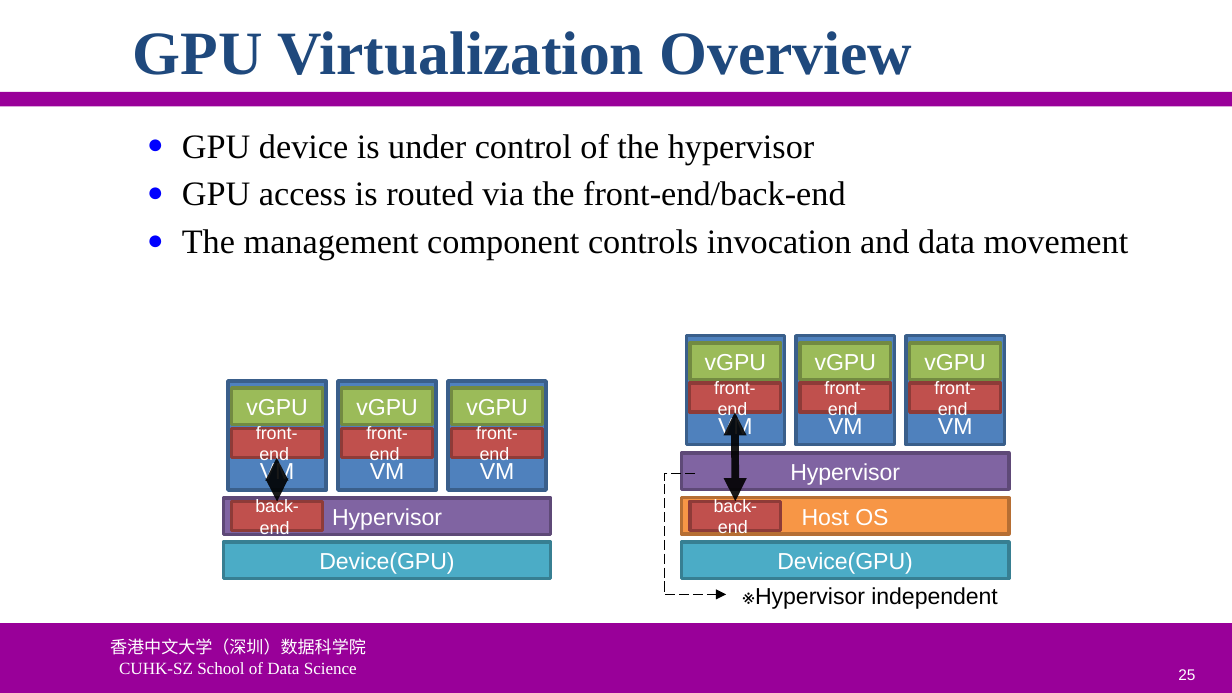
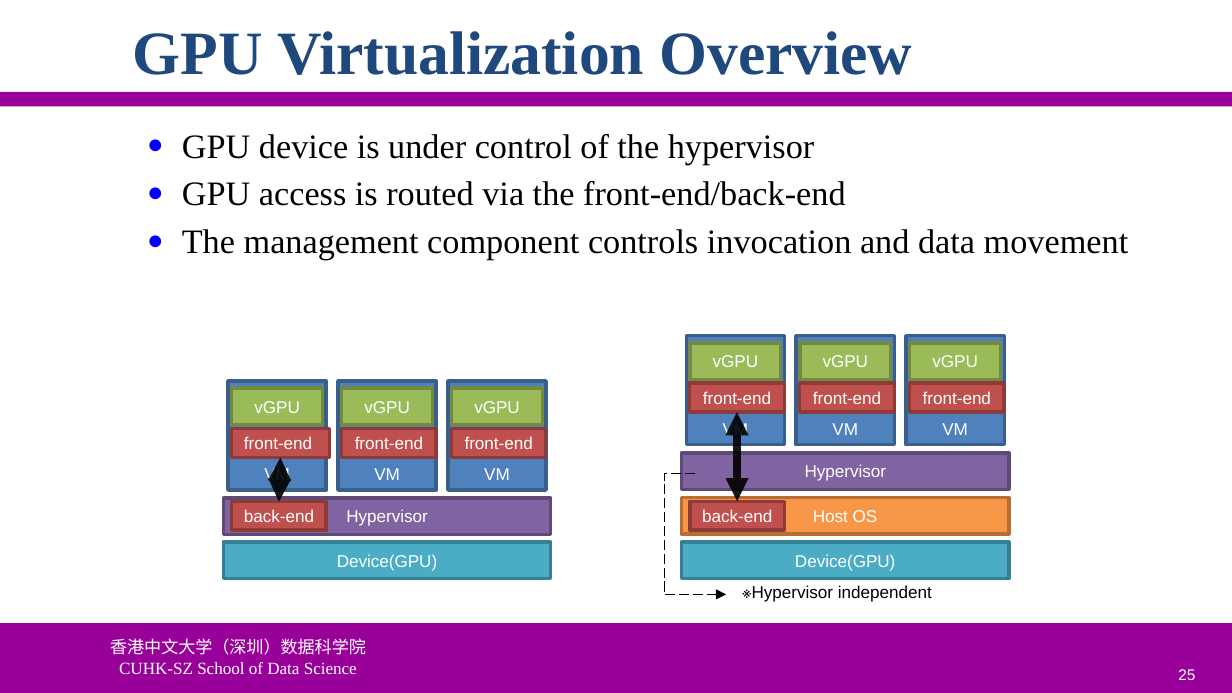
Before and after one commit to ychung1103/ychung1103.github.io, a slide deck: slide 25 of Slides/CSC6103/VT-08 GPU Virtualization.pptx. Drawn at 1232x693 pixels with LibreOffice and Linux fonts; fonts in the diff are those of the drawing; background and template pictures are left out. Boxes give left, top, right and bottom in pixels: in the first picture for what was removed or moved away, otherwise in the second. Text is boxed around its words. In the diff, an @@ line names an element or a change of style, - is before the commit and + after.

```diff
--- a/Slides/CSC6103/VT-08 GPU Virtualization.pptx
+++ b/Slides/CSC6103/VT-08 GPU Virtualization.pptx
@@ rectangle "front-end": place and size @@
-rectangle "front-end" at bbox=[690, 383, 781, 413]
+rectangle "front-end" at bbox=[690, 383, 785, 413]
@@ rectangle "front-end": place and size @@
-rectangle "front-end" at bbox=[909, 383, 1000, 413]
+rectangle "front-end" at bbox=[909, 383, 1004, 413]
@@ size 10.5 to 10 pt in 8 elements at bbox=[451, 429, 546, 458], bbox=[690, 383, 785, 413], bbox=[800, 383, 894, 413], bbox=[341, 429, 436, 458], bbox=[909, 383, 1004, 413], bbox=[690, 501, 785, 530], bbox=[232, 501, 326, 530], bbox=[232, 429, 330, 458] @@
@@ rectangle "front-end": place and size @@
-rectangle "front-end" at bbox=[232, 429, 323, 458]
+rectangle "front-end" at bbox=[232, 429, 330, 458]
@@ rectangle "front-end": place and size @@
-rectangle "front-end" at bbox=[341, 429, 432, 458]
+rectangle "front-end" at bbox=[341, 429, 436, 458]
@@ rectangle "front-end": place and size @@
-rectangle "front-end" at bbox=[451, 429, 542, 458]
+rectangle "front-end" at bbox=[451, 429, 546, 458]
@@ double arrow moved from (277, 457) - (277, 501) to (281, 457) - (278, 501) @@
@@ rectangle "back-end": place and size @@
-rectangle "back-end" at bbox=[690, 501, 781, 531]
+rectangle "back-end" at bbox=[690, 501, 785, 530]
@@ size 13.5 to 10 pt in 18 elements at bbox=[223, 542, 551, 579], bbox=[223, 498, 551, 535], bbox=[228, 381, 326, 490], bbox=[232, 388, 323, 425], bbox=[338, 381, 436, 490], bbox=[341, 388, 432, 425], bbox=[448, 381, 547, 490], bbox=[451, 388, 542, 425], bbox=[681, 498, 1009, 535], bbox=[681, 453, 1009, 490], bbox=[686, 335, 785, 445], bbox=[690, 342, 781, 379], bbox=[796, 335, 894, 445], bbox=[800, 342, 891, 379], bbox=[906, 335, 1004, 445], bbox=[909, 342, 1000, 379], bbox=[681, 542, 1009, 579], bbox=[752, 585, 932, 602] @@
```
Also in this commit, not shown: 4 other slides changed, 2 other files.
